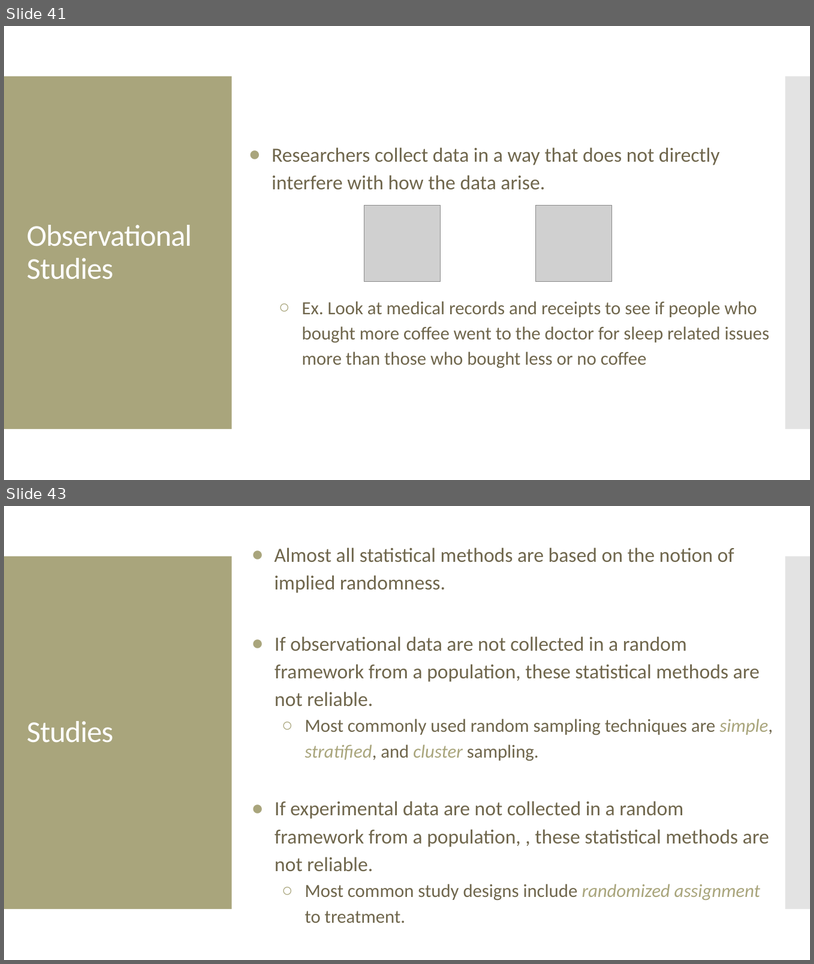
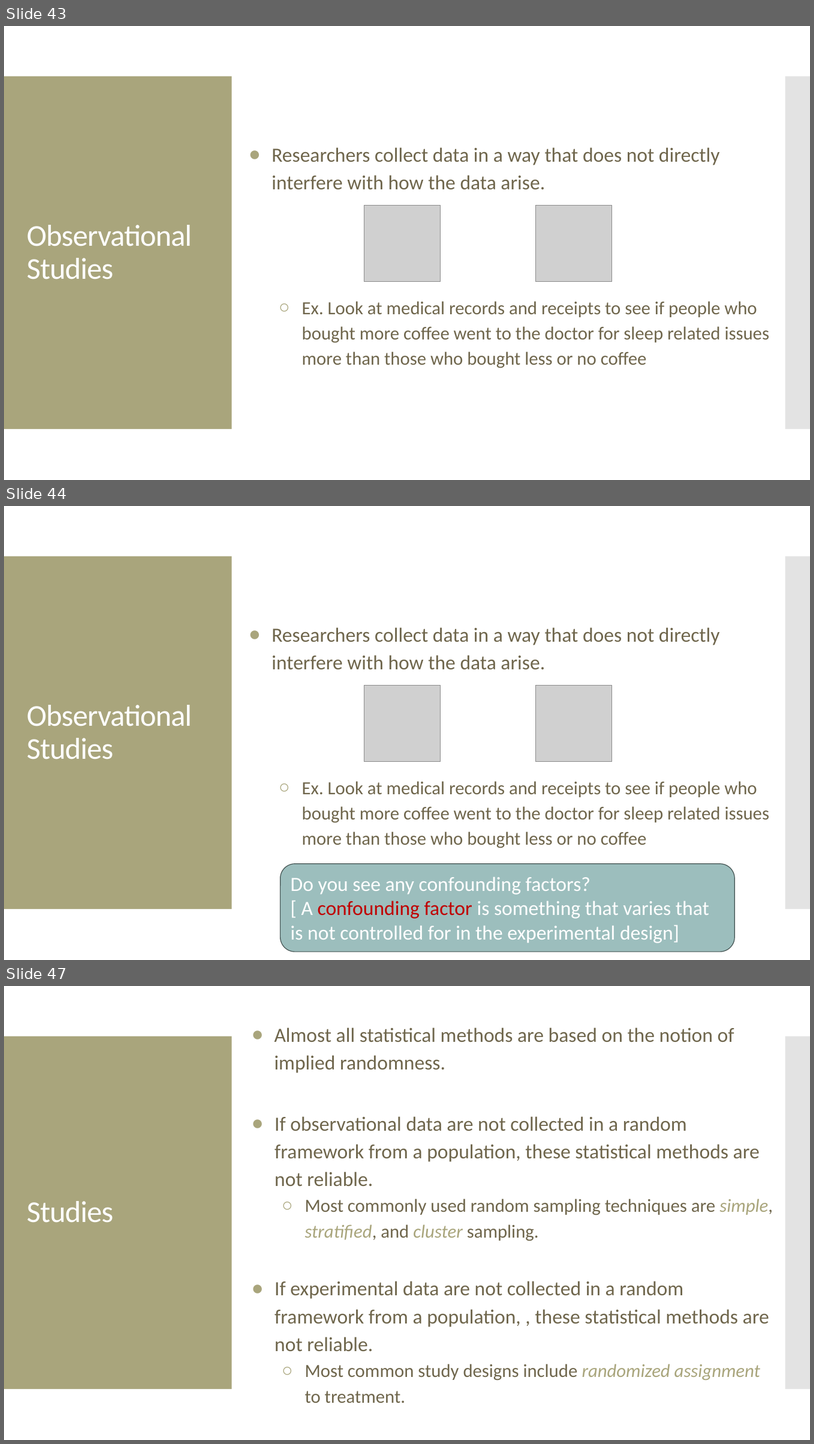
Before and after one commit to amosca01/MATH108-F23, a slide deck: slides/02-data-collection.pptx. Shown one above the other, each under a label of ours: slides 41 and 43 before the commit, slides 43, 44 and 47 after it; the slides between them are not shown. The pictures are 814x964 and 814x1444 pixels, drawn with LibreOffice and Linux fonts; fonts in the diff are those of the drawing; grey boxes stand for pictures. Boxes give left, top, right and bottom in pixels: in the first picture for what was removed or moved away, otherwise in the second. Text is boxed around its words. In the diff, an @@ line names an element or a change of style, - is before the commit and + after.

```diff
--- a/slides/02-data-collection.pptx
+++ b/slides/02-data-collection.pptx
@@ slide 44 added at (4, 506, 810, 960), background #FFFFFF; not listed: 2 template elements that a slide beside it also shows @@
@@ text added at (272, 627, 770, 848), 22 pt, text #6F664C @@
+● Researchers collect data in a way that does not directly interfere with how the data arise.
+  ○ Ex. Look at medical records and receipts to see if people who bought more coffee went to the doctor for sleep related issues more than those who bought less or no coffee
@@ picture added at (365, 685, 441, 761) @@
@@ picture added at (536, 685, 612, 761) @@
@@ text added at (27, 705, 192, 759), 36 pt, text #FFFFFF @@
+Observational Studies
@@ rounded rectangle added at (281, 864, 735, 951), fill #9CBEBD, outline #445353 0.85 pt, 24 pt, text #FFFFFF @@
+Do you see any confounding factors?
+[ A confounding factor is something that varies that is not controlled for in the experimental design]
@@ what was slide 41 is now slide 43 @@
@@ what was slide 43 is now slide 47 @@
```
Also in this commit, not shown: 2 slides changed, 3 other slides added, 5 other files.
